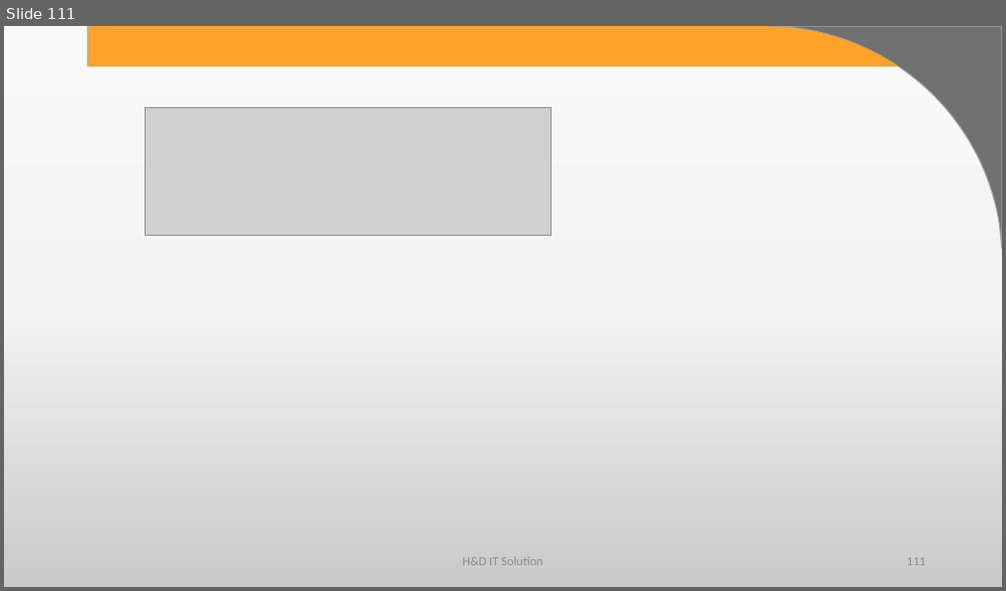
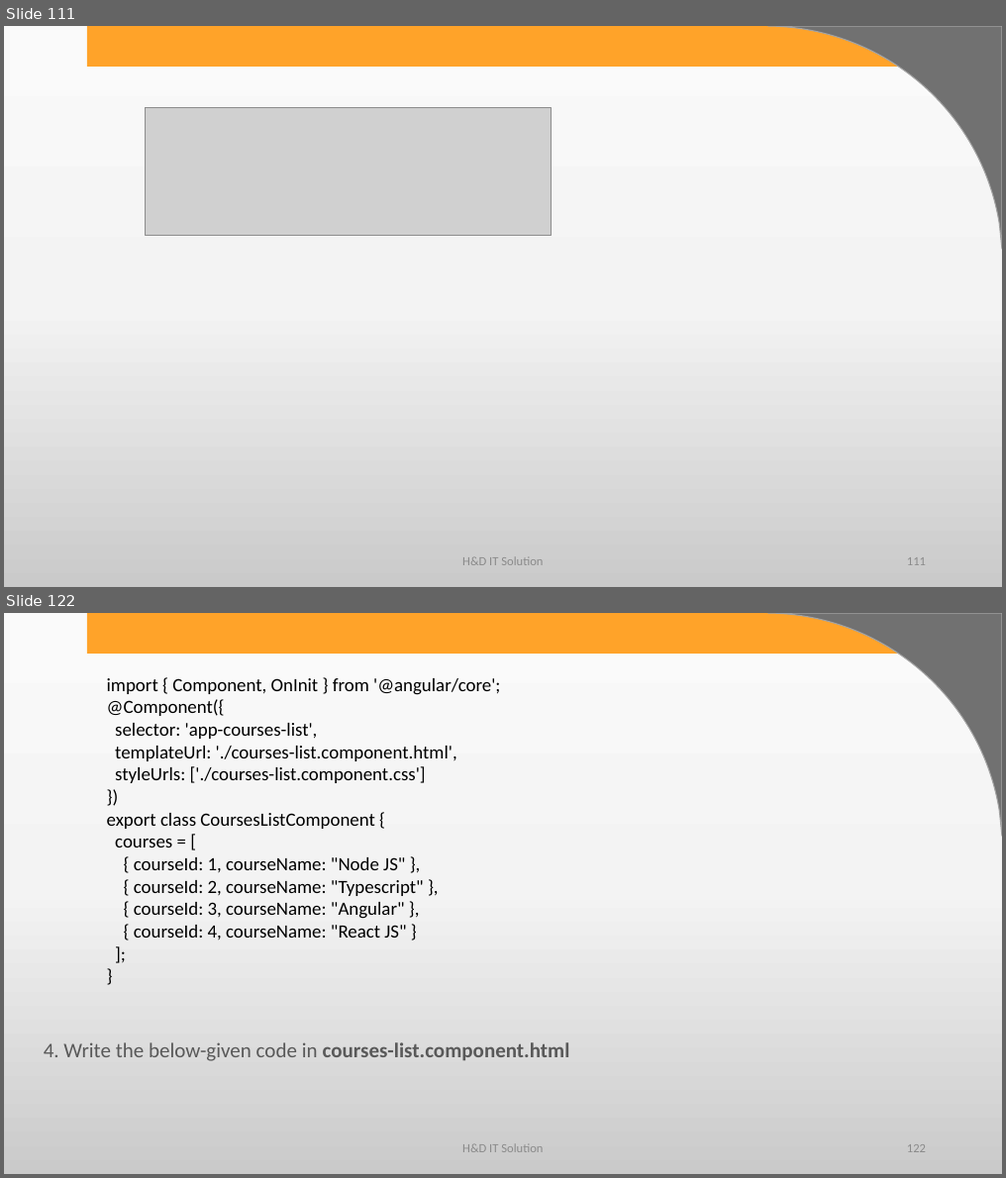
Before and after one commit to harshadasawant/infiniteAngular, a slide deck: ppt/ANGULAR.pptx. Shown one above the other, each under a label of ours: slide 111 before the commit, slides 111 and 122 after it; the slides between them are not shown. The pictures are 1006x591 and 1006x1178 pixels, drawn with LibreOffice and Linux fonts; fonts in the diff are those of the drawing; grey boxes stand for pictures; background and template pictures are left out. Boxes give left, top, right and bottom in pixels: in the first picture for what was removed or moved away, otherwise in the second. Text is boxed around its words. In the diff, an @@ line names an element or a change of style, - is before the commit and + after.

```diff
--- a/ppt/ANGULAR.pptx
+++ b/ppt/ANGULAR.pptx
@@ slide 122 added at (x1=4, y1=613, x2=1002, y2=1174), background gradient #FBFBFB to #F4F4F4 to #CBCBCB; not listed: 2 template elements that a slide beside it also shows @@
@@ text added at (x1=107, y1=678, x2=500, y2=940), 18 pt, text #000000 @@
+import { Component, OnInit } from '@angular/core';
+@Component({
+selector: 'app-courses-list',
+templateUrl: './courses-list.component.html',
+styleUrls: ['./courses-list.component.css']
+})
+export class CoursesListComponent {
+courses = [
+{ courseId: 1, courseName: "Node JS" },
+{ courseId: 2, courseName: "Typescript" },
+{ courseId: 3, courseName: "Angular" },
+{ courseId: 4, courseName: "React JS" }
+];
+}
@@ text added at (x1=44, y1=1043, x2=570, y2=1061), 20 pt, text #595959 @@
+4. Write the below-given code in courses-list.component.html
@@ text added at (x1=462, y1=1145, x2=543, y2=1153), 12 pt, text #8C8C8C @@
+H&D IT Solution
@@ page number added at (x1=907, y1=1145, x2=926, y2=1153), 12 pt, text #8C8C8C @@
+122
```
Also in this commit, not shown: 21 other slides added, 7 other files.
